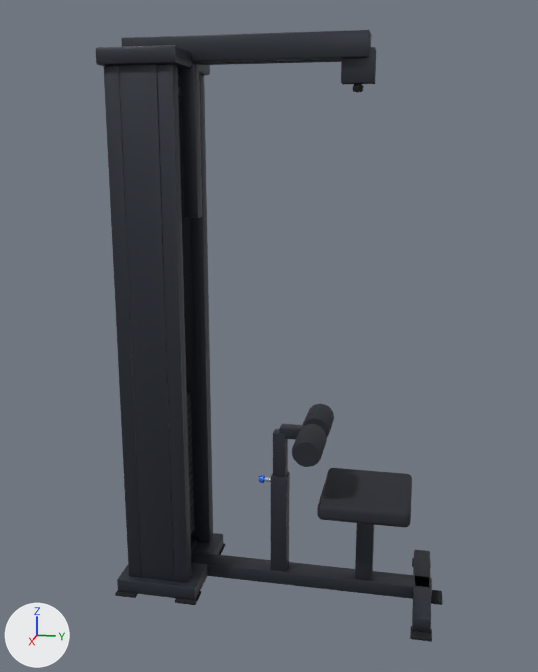
Before and after pictures for a commit that changed the glTF model exercise-motion/models/machines/lat-pulldown.glb.
The view is the same before and after, from a camera (50 mm lens) standing at (2.84, 0.5, 1.8) and looking at (0.02, -0.06, 1.09). Lighting does not change. The marker at lower left points along +X, +Y and +Z. The picture after the commit comes second. Where no turn or scale is listed for an object, it has been applied to the vertices.

Before the edit, the objects in view are built like this:
```python
ob_frame_frame = bpy.data.objects.new('frame.frame', me_frame_frame)
ob_frame_frame.location = (0.0, 0.0, 0.0)
ob_frame_pad = bpy.data.objects.new('frame.pad', me_frame_pad)
ob_frame_pad.location = (0.0, 0.0, 0.0)
ob_stack_frame = bpy.data.objects.new('stack.frame', me_stack_frame)
ob_stack_frame.location = (0.0, -0.5, 0.76)
ob_thigh_pad_frame = bpy.data.objects.new('thigh_pad.frame', me_thigh_pad_frame)
ob_thigh_pad_frame.location = (0.0, 0.12, 0.69)
ob_thigh_pad_pad = bpy.data.objects.new('thigh_pad.pad', me_thigh_pad_pad)
ob_thigh_pad_pad.location = (0.0, 0.12, 0.69)
```
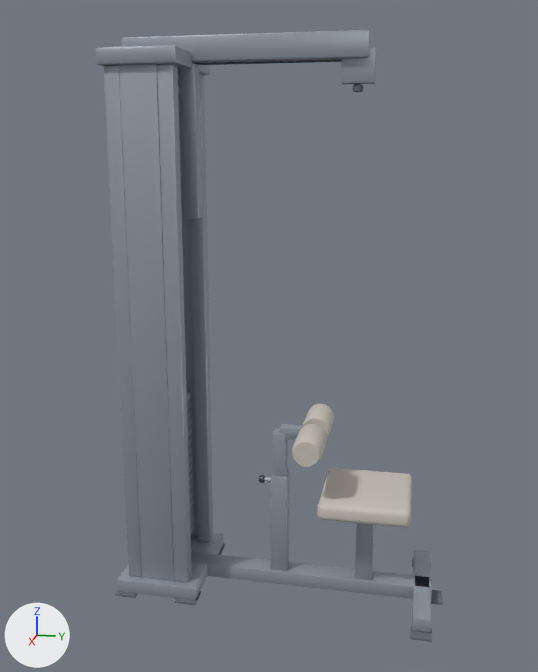
Location of each change, (x1, y1, x2, y2) in pixels of the pictures (538 x 672 px):
'frame.frame', recoloured (dark grey to grey): (96, 30, 432, 633) in both
'frame.pad', recoloured (black to light grey): (317, 468, 412, 527) in both
'thigh_pad.pad', recoloured (black to light grey): (292, 404, 334, 467) in both
'thigh_pad.frame', recoloured (dark grey to grey): (273, 424, 305, 477) in both
'stack.frame', recoloured: (187, 392, 191, 401) in both

The edits, one by one:
Material 'mat_frame' (mat_mat_frame) changes colour from dark grey #2e333c to grey #99a2ae; in linear values from (0.0273, 0.0331, 0.0452) to (0.319, 0.361, 0.423).
Material 'mat_pad' (mat_mat_pad) changes colour from black #23272f to light grey #c9c3b9; in linear values from (0.0168, 0.0203, 0.0284) to (0.584, 0.546, 0.485).
